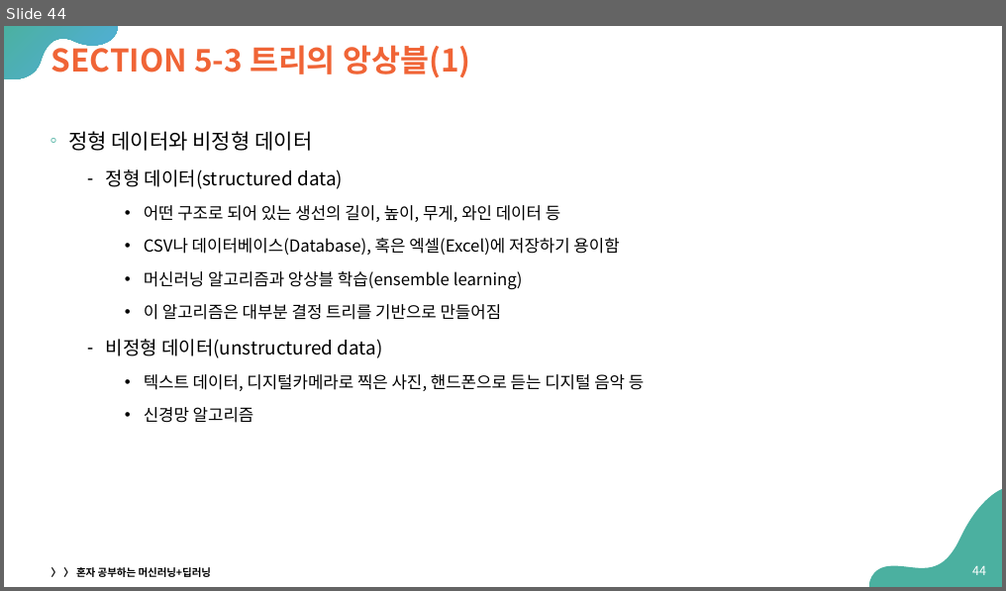
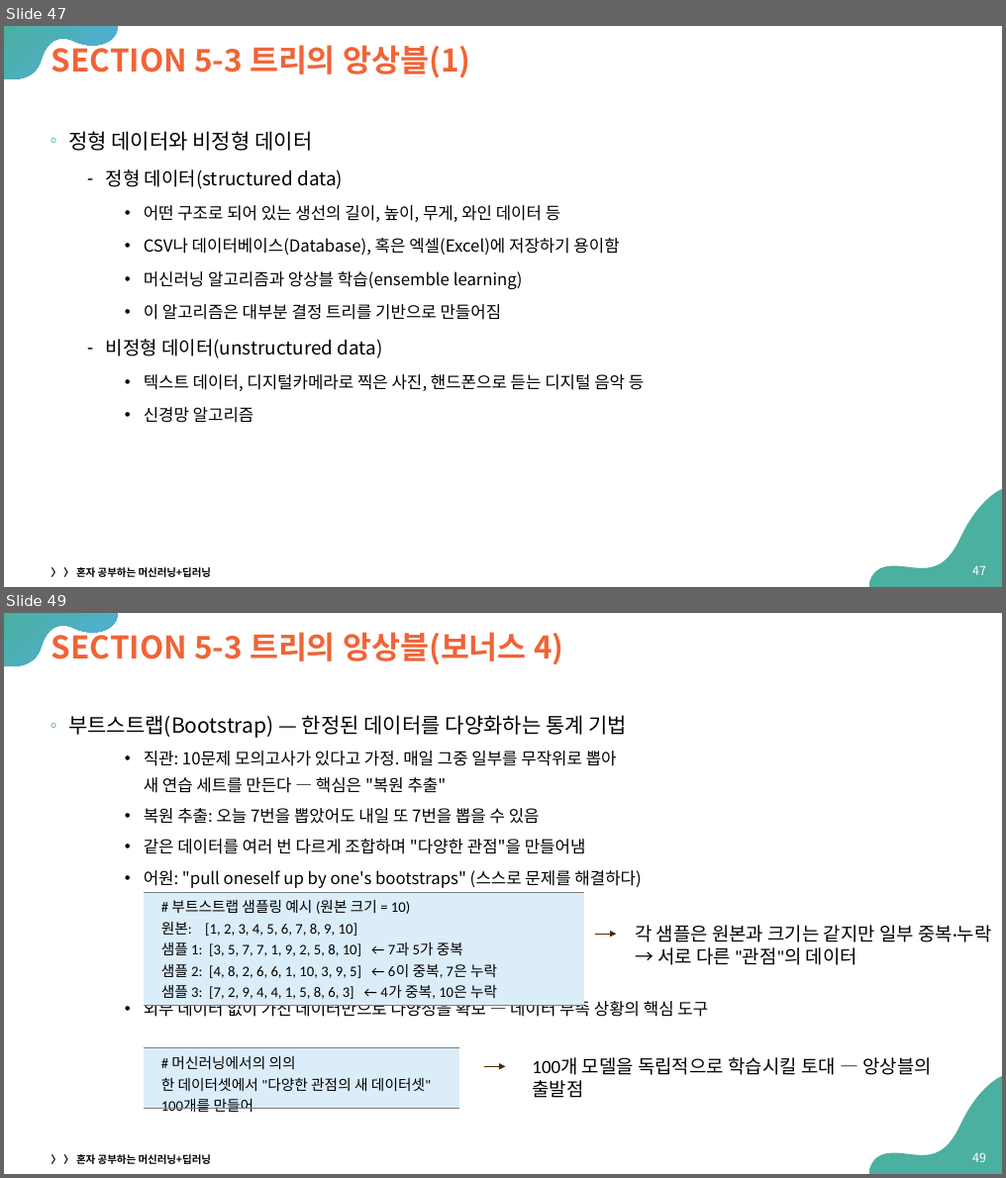
Before and after one commit to Sangdon-Park/Sangdon-Park.github.io, a slide deck: data/인공지능/05-트리 알고리즘.pptx. Shown one above the other, each under a label of ours: slide 44 before the commit, slides 47 and 49 after it; the slides between them are not shown. The pictures are 1006x591 and 1006x1178 pixels, drawn with LibreOffice and Linux fonts; fonts in the diff are those of the drawing. Boxes give left, top, right and bottom in pixels: in the first picture for what was removed or moved away, otherwise in the second. Text is boxed around its words. In the diff, an @@ line names an element or a change of style, - is before the commit and + after.

```diff
--- a/data/인공지능/05-트리 알고리즘.pptx
+++ b/data/인공지능/05-트리 알고리즘.pptx
@@ slide 49 added at (4,613,1002,1174), background #FFFFFF; not listed: 2 template elements that a slide beside it also shows @@
@@ title added at (52,627,563,664), 30 pt, text #F06436, bold @@
+SECTION 5-3 트리의 앙상블(보너스 4)
@@ text added at (68,715,708,1017), 16 pt, text #000000 @@
+◦ 부트스트랩(Bootstrap) — 한정된 데이터를 다양화하는 통계 기법
+    • 직관: 10문제 모의고사가 있다고 가정. 매일 그중 일부를 무작위로 뽑아
+      새 연습 세트를 만든다 — 핵심은 "복원 추출"
+    • 복원 추출: 오늘 7번을 뽑았어도 내일 또 7번을 뽑을 수 있음
+    • 같은 데이터를 여러 번 다르게 조합하며 "다양한 관점"을 만들어냄
+    • 어원: "pull oneself up by one's bootstraps" (스스로 문제를 해결하다)
+    • 외부 데이터 없이 가진 데이터만으로 다양성을 확보 — 데이터 부족 상황의 핵심 도구
@@ table added at (144,892,584,1138), 1 rows, 1 columns @@
+# 부트스트랩 샘플링 예시 (원본 크기 = 10) / 원본: [1, 2, 3, 4, 5, 6, 7, 8, 9, 10] / 샘플 1: [3, 5, 7, 7, 1, 9, 2, 5, 8, 10] ← 7과 5가 중복 / 샘플 2: [4, 8, 2, 6, 6, 1, 10, 3, 9, 5] ← 6이 중복, 7은 누락 / 샘플 3: [7, 2, 9, 4, 4, 1, 5, 8, 6, 3] ← 4가 중복, 10은 누락
@@ arrow added from (595, 934) to (617, 934), #4D2702 0.75 pt @@
@@ text added at (635,925,991,965), 18 pt, text #000000 @@
+각 샘플은 원본과 크기는 같지만 일부 중복·누락 → 서로 다른 "관점"의 데이터
@@ table added at (144,1049,459,1174), 1 rows, 1 columns @@
+# 머신러닝에서의 의의 / 한 데이터셋에서 "다양한 관점의 새 데이터셋" 100개를 만들어
@@ text added at (532,1058,932,1098), 18 pt, text #000000 @@
+100개 모델을 독립적으로 학습시킬 토대 — 앙상블의 출발점
@@ arrow added from (484, 1066) to (506, 1066), #4D2702 0.75 pt @@
@@ text added at (51,1155,211,1164), 10 pt, text #000000, bold @@
+〉 〉 혼자 공부하는 머신러닝+딥러닝
@@ page number added at (972,1153,986,1162), 12 pt, text #FFFFFF @@
+49
@@ what was slide 44 is now slide 47 @@
@@ page number at (972,566,986,575): text changed @@
-44
+47
```
Also in this commit, not shown: 1 slide changed, 16 other slides added, 5 other files.
